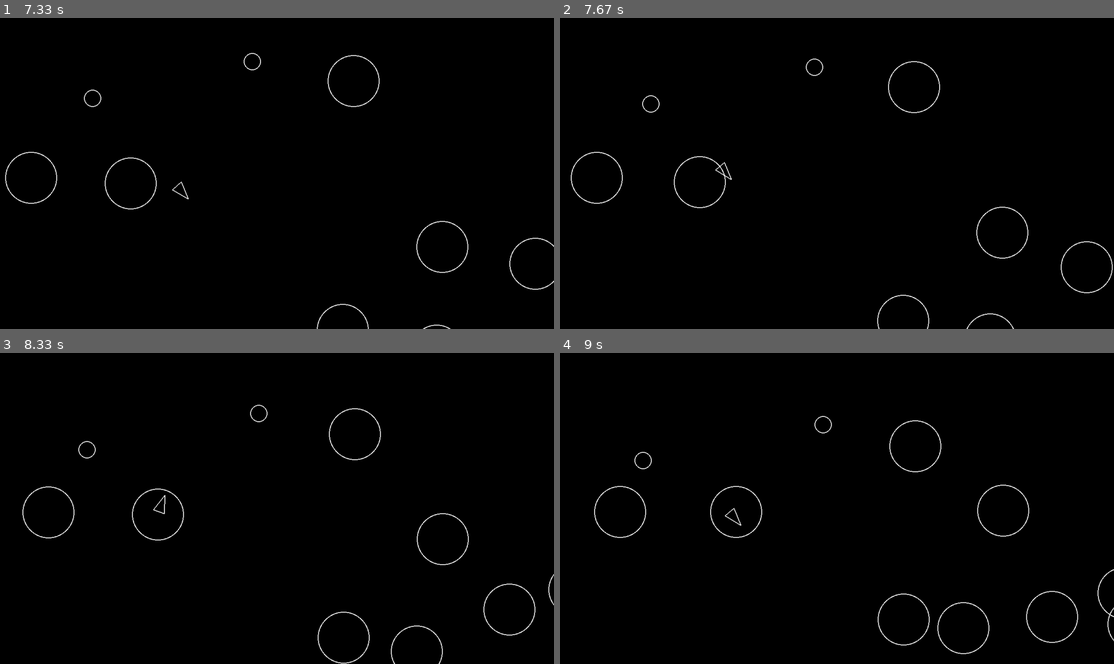
Above: before the commit, frames 1-4 (two rows, left to right).
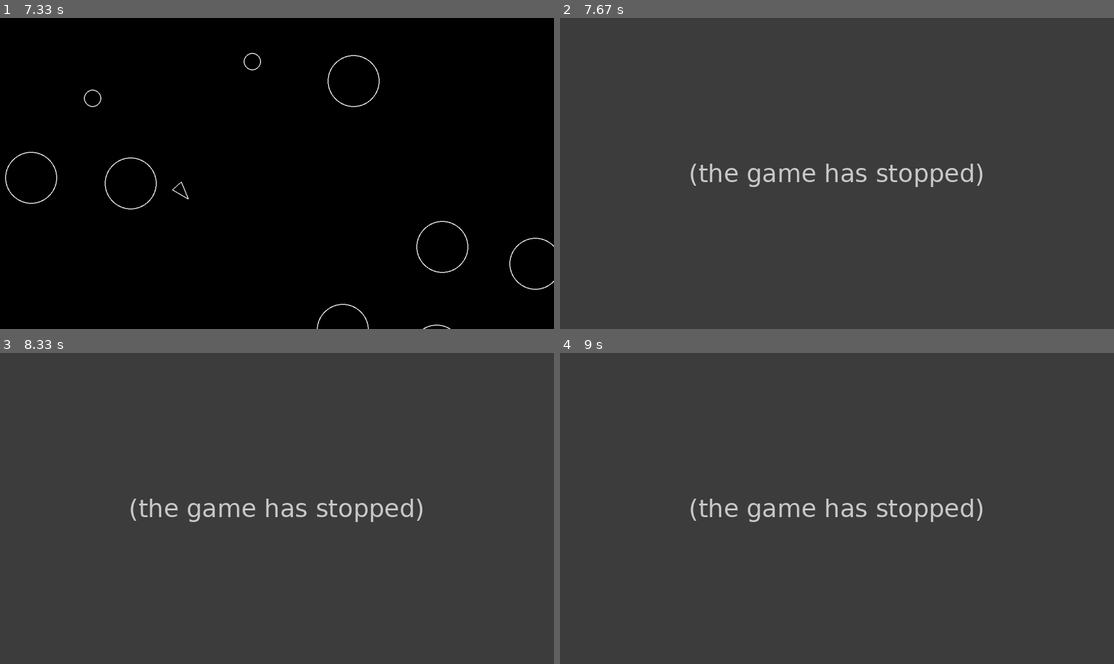
Above: after the commit, the same moments.

Repository: niklonberg/pygame-asteroids
Game: pygame game, started from main.py
Same seed, same stepped clock (60 frames per second), same inputs: the game is played once before the commit and once after it.
Inputs:
- Up to frame 1 (7.33 s): hold A 0.33-0.87 s; hold S 0.9-1.2 s; hold A 1.23-1.63 s; hold W 1.67-2.03 s; hold D 2.07-2.7 s; hold S 2.73-3.1 s; hold A 3.13-3.6 s; hold D 3.63-4.1 s; hold W 4.13-4.43 s; hold D 4.47-4.93 s; hold A 4.97-5.5 s; hold S 5.53-5.83 s; hold A 5.87-6.27 s; hold W 6.3-6.67 s; hold D from 6.7 s (still down)
- Up to frame 2 (7.67 s): release D at 7.33 s; hold S from 7.37 s (still down)
- Up to frame 3 (8.33 s): release S at 7.73 s; hold A 7.77-8.23 s; hold D from 8.27 s (still down)
- Up to frame 4 (9 s): release D at 8.73 s; hold W from 8.77 s (still down)

Frame 1 is identical in both runs. In frame 2, 100% of the frame differs, in the area x 0-100%, y 0-100%; in frame 3, 100%; in frame 4, 100%.
After the commit the program exited at 7.55 s; later frames show no game.

Commit message:
add collision detection

Diff:
--- a/circleshape.py
+++ b/circleshape.py
@@ -16,3 +16,8 @@
 
   def update(self, dt):
     pass
+
+  def collision(self, CircleShape):
+    distance_between = self.position.distance_to(CircleShape.position)
+    sum_of_radii = self.radius + CircleShape.radius
+    return distance_between <= sum_of_radii
--- a/main.py
+++ b/main.py
@@ -1,4 +1,5 @@
 import pygame
+import sys
 from constants import *
 from player import Player
 from asteroid import Asteroid
@@ -40,6 +41,12 @@
     for obj in updateable:
       obj.update(dt)
 
+    for asteroid in asteroids:
+      collision = asteroid.collision(player)
+      if collision:
+        print('Game over!')
+        sys.exit()
+
     screen.fill("black")
 
     for obj in drawable:
